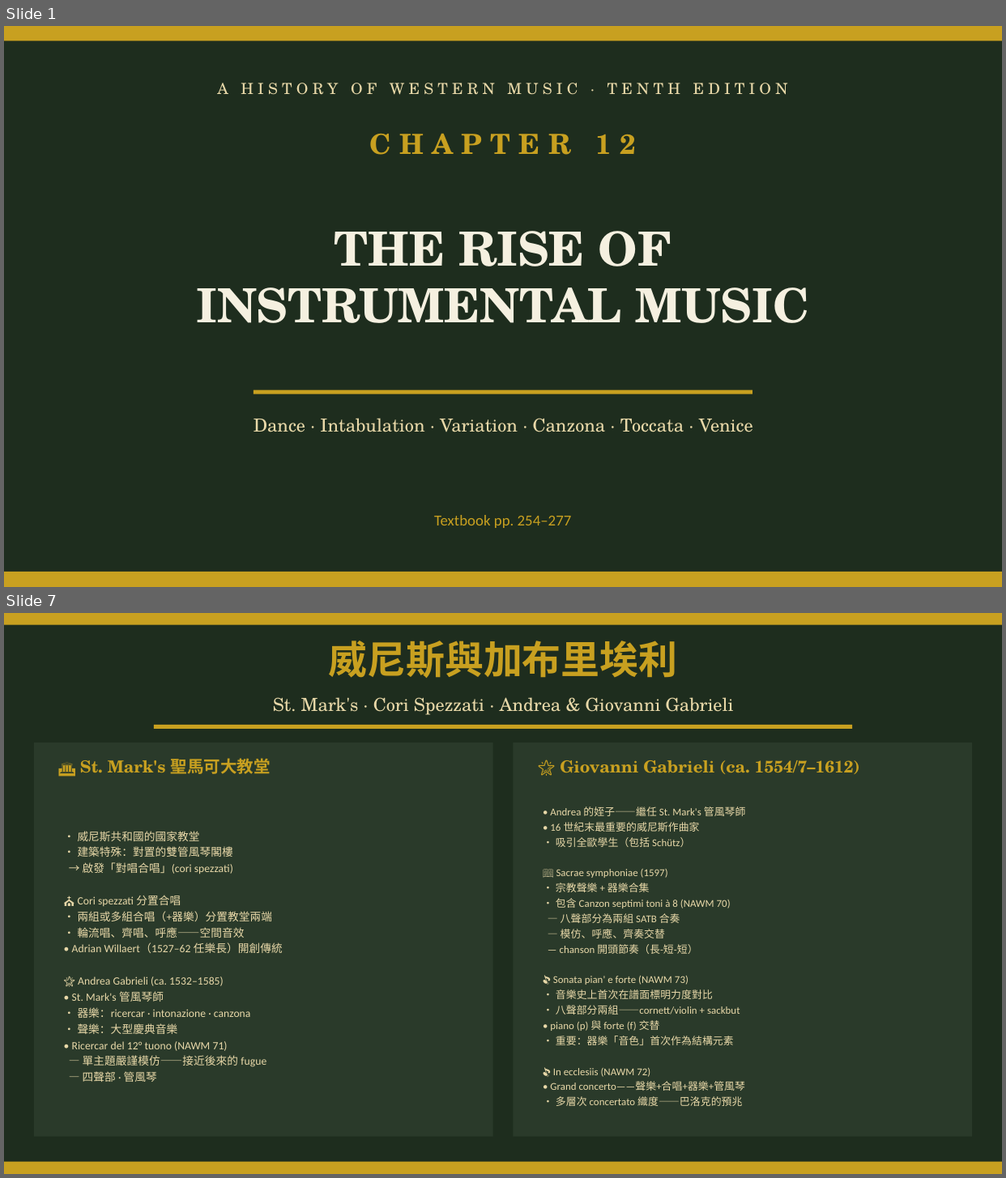
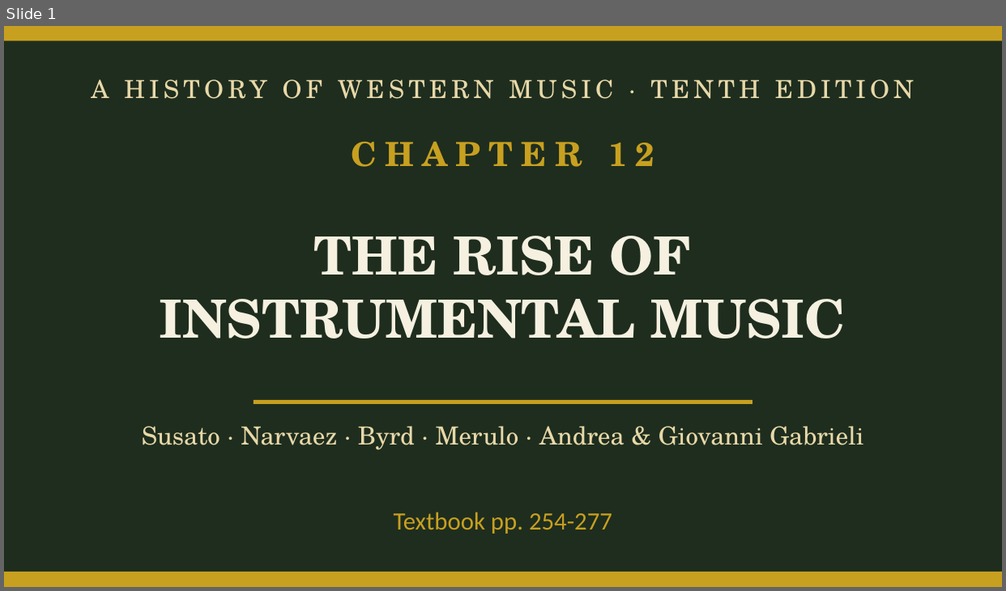
Before and after one commit to ccli-taipower/A_History_of_Western_Music, a slide deck: Ch12_Instrumental.pptx. Shown one above the other, each under a label of ours: slides 1 and 7 before the commit, slide 1 after it; the slides between them are not shown. The pictures are 1006x1178 and 1006x591 pixels, drawn with LibreOffice and Linux fonts; fonts in the diff are those of the drawing. Boxes give left, top, right and bottom in pixels: in the first picture for what was removed or moved away, otherwise in the second. Text is boxed around its words. In the diff, an @@ line names an element or a change of style, - is before the commit and + after.

```diff
--- a/Ch12_Instrumental.pptx
+++ b/Ch12_Instrumental.pptx
@@ slide 7 removed at (4, 613, 1002, 1174), background #1E2D1E @@
@@ rectangle removed at (4, 613, 1002, 625) @@
@@ text removed at (329, 641, 678, 678) @@
-威尼斯與加布里埃利
@@ text removed at (273, 697, 734, 715) @@
-St. Mark's · Cori Spezzati · Andrea & Giovanni Gabrieli
@@ rectangle removed at (154, 725, 852, 729) @@
@@ rectangle removed at (34, 743, 493, 1137) @@
@@ text removed at (80, 758, 270, 774) @@
-🏛 St. Mark's 聖馬可大教堂
@@ rectangle removed at (513, 743, 972, 1137) @@
@@ text removed at (560, 760, 860, 774) @@
-🌟 Giovanni Gabrieli (ca. 1554/7–1612)
@@ text removed at (550, 807, 746, 1106) @@
-• Andrea 的姪子——繼任 St. Mark's 管風琴師
-• 16 世紀末最重要的威尼斯作曲家
-• 吸引全歐學生（包括 Schütz）
-📖 Sacrae symphoniae (1597)
-• 宗教聲樂 + 器樂合集
-• 包含 Canzon septimi toni à 8 (NAWM 70)
-— 八聲部分為兩組 SATB 合奏
-— 模仿、呼應、齊奏交替
-— chanson 開頭節奏（長-短-短）
-🎵 Sonata pian' e forte (NAWM 73)
-• 音樂史上首次在譜面標明力度對比
-• 八聲部分兩組——cornett/violin + sackbut
-• piano (p) 與 forte (f) 交替
-• 重要：器樂「音色」首次作為結構元素
-🎵 In ecclesiis (NAWM 72)
-• Grand concerto——聲樂+合唱+器樂+管風琴
-• 多層次 concertato 織度——巴洛克的預兆
@@ text removed at (72, 831, 283, 1082) @@
-• 威尼斯共和國的國家教堂
-• 建築特殊：對置的雙管風琴閣樓
-→ 啟發「對唱合唱」(cori spezzati)
-⛪ Cori spezzati 分置合唱
-• 兩組或多組合唱（+器樂）分置教堂兩端
-• 輪流唱、齊唱、呼應——空間音效
-• Adrian Willaert（1527–62 任樂長）開創傳統
-🌟 Andrea Gabrieli (ca. 1532–1585)
-• St. Mark's 管風琴師
-• 器樂：ricercar · intonazione · canzona
-• 聲樂：大型慶典音樂
-• Ricercar del 12° tuono (NAWM 71)
-— 單主題嚴謹模仿——接近後來的 fugue
-— 四聲部 · 管風琴
@@ rectangle removed at (4, 1162, 1002, 1174) @@
@@ slide 1 changed as well @@
@@ text "A HISTORY OF WESTERN MUSIC ..." at (91, 79, 914, 99): size 11 to 18 pt @@
@@ text "CHAPTER 12" at (351, 141, 654, 167): size 20 to 24 pt @@
@@ text "THE RISE OF" at (160, 236, 846, 339): size 34 to 38 pt @@
@@ 2 texts, 1 rectangle: place and size @@
-2 texts, 1 rectangle at (196, 134, 809, 395)
+2 texts, 1 rectangle at (160, 141, 846, 404)
@@ text at (142, 426, 863, 450): text changed; size 13 to 18 pt @@
-Dance · Intabulation · Variation · Canzona · Toccata · Venice
+Susato · Narvaez · Byrd · Merulo · Andrea & Giovanni Gabrieli
@@ text at (394, 512, 612, 534): text changed; size 11 to 18 pt @@
-Textbook pp. 254–277
+Textbook pp. 254-277
```
Also in this commit, not shown: 27 slides added, 8 other slides removed, 37 other files.
